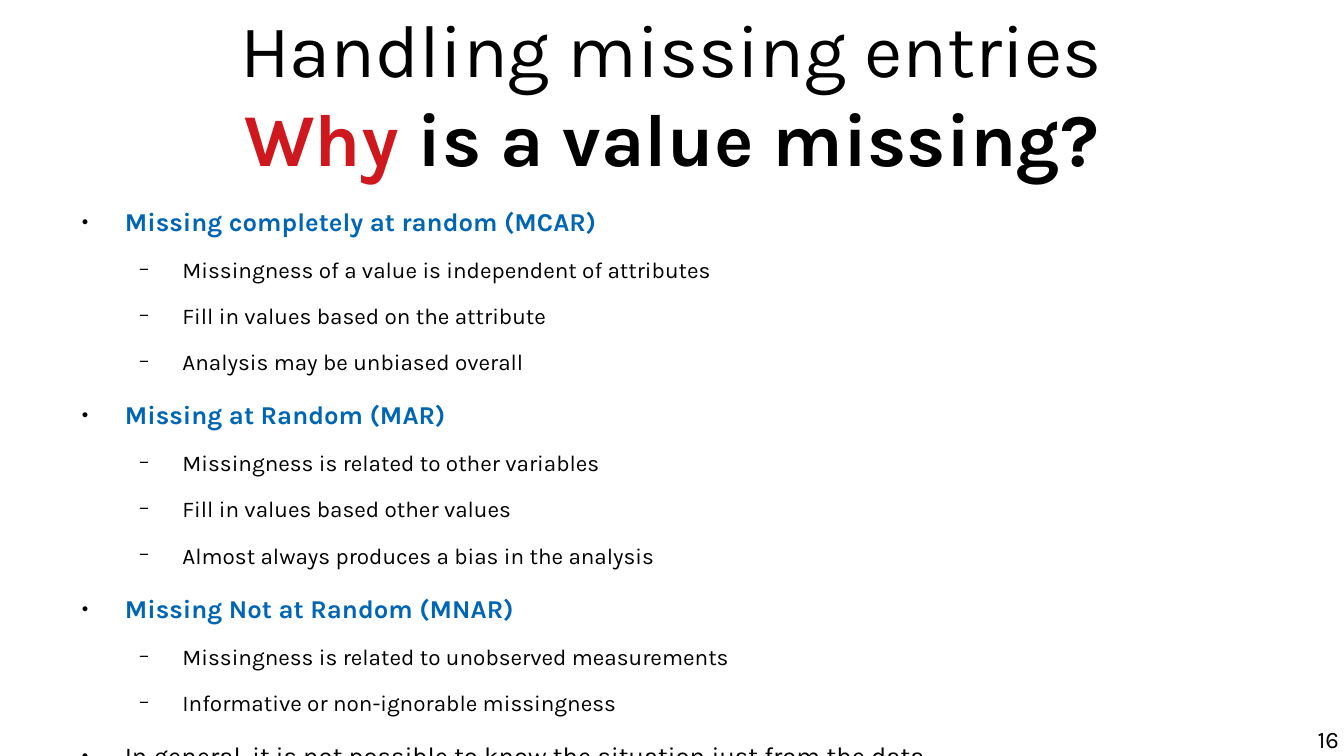
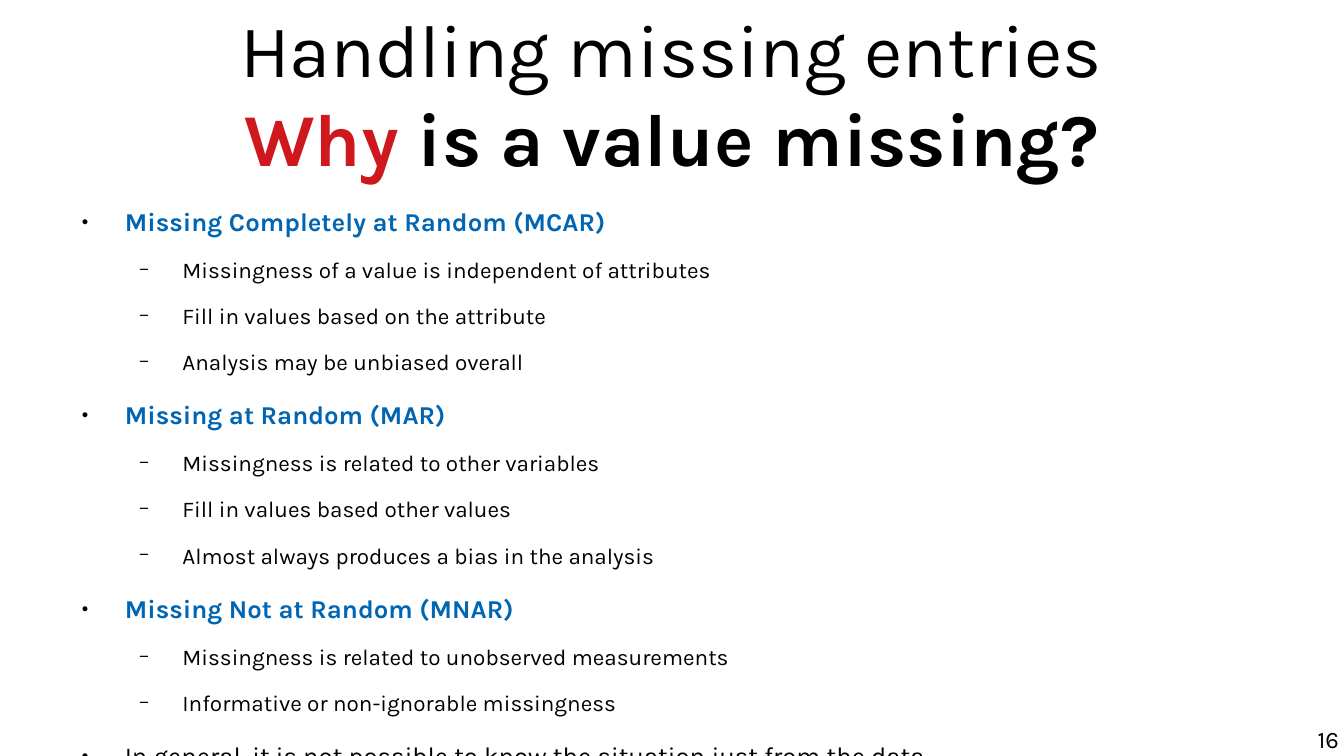
Before and after one commit to marco-calautti/data-mining-course, a slide deck: slide 16 of theory/odp/tt04_integration_cleaning.odp. Drawn at 1344x756 pixels with LibreOffice and Linux fonts; fonts in the diff are those of the drawing. Boxes give left, top, right and bottom in pixels: in the first picture for what was removed or moved away, otherwise in the second. Text is boxed around its words. In the diff, an @@ line names an element or a change of style, - is before the commit and + after.

```diff
--- a/theory/odp/tt04_integration_cleaning.odp
+++ b/theory/odp/tt04_integration_cleaning.odp
@@ text at (125,211,605,238): text changed @@
-● Missing completely at random (MCAR)
+● Missing Completely at Random (MCAR)
```
Also in this commit, not shown: 5 other files.
